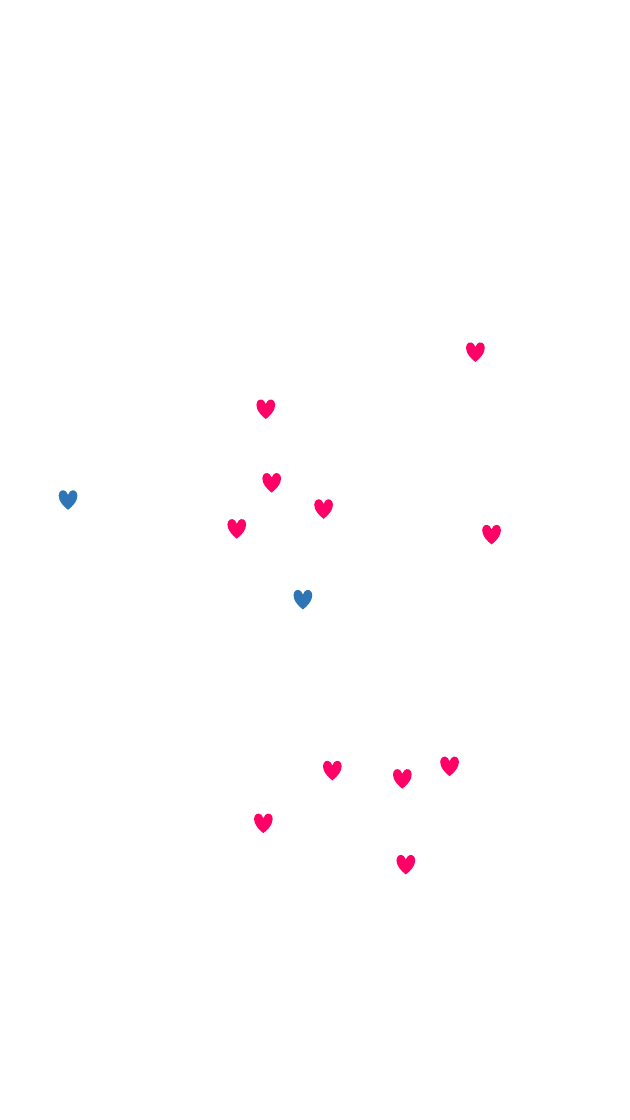
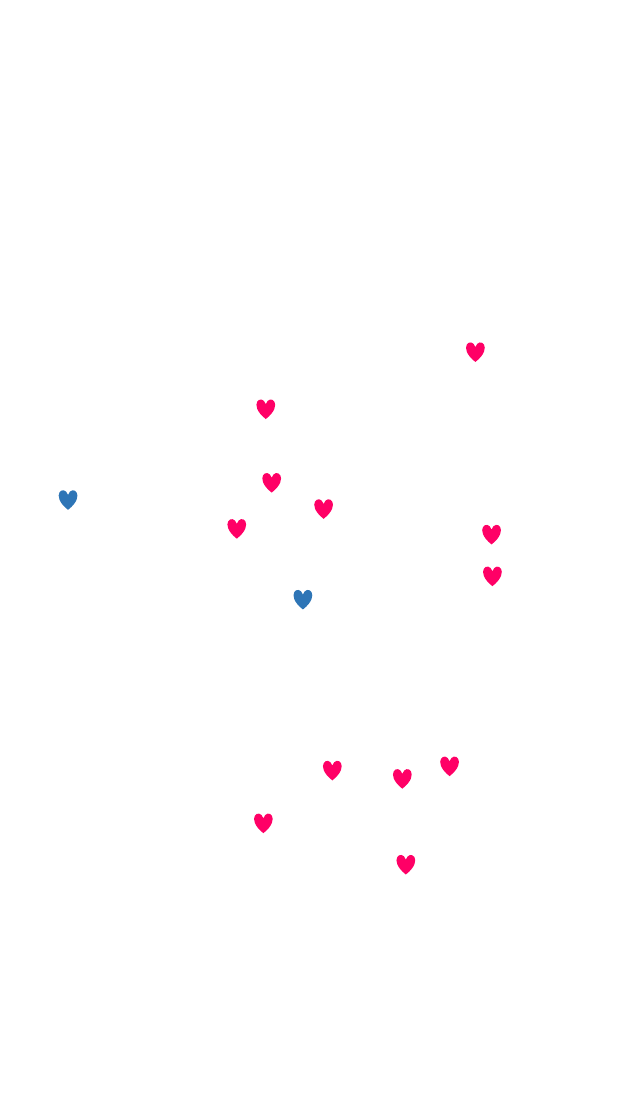
Before and after one commit to whitesoun/homepage, a slide deck: slide 1 of 0.PPT파일/등산지도_경로_세로_2020-08-29.pptx. Drawn at 630x1120 pixels with LibreOffice and Linux fonts; fonts in the diff are those of the drawing; background and template pictures are left out. Boxes give left, top, right and bottom in pixels: in the first picture for what was removed or moved away, otherwise in the second. Text is boxed around its words. In the diff, an @@ line names an element or a change of style, - is before the commit and + after.

```diff
--- a/0.PPT파일/등산지도_경로_세로_2020-08-29.pptx
+++ b/0.PPT파일/등산지도_경로_세로_2020-08-29.pptx
@@ heart added at (x1=483, y1=566, x2=501, y2=586), fill #FF0066 @@
```
Also in this commit, not shown: 3 other files.
